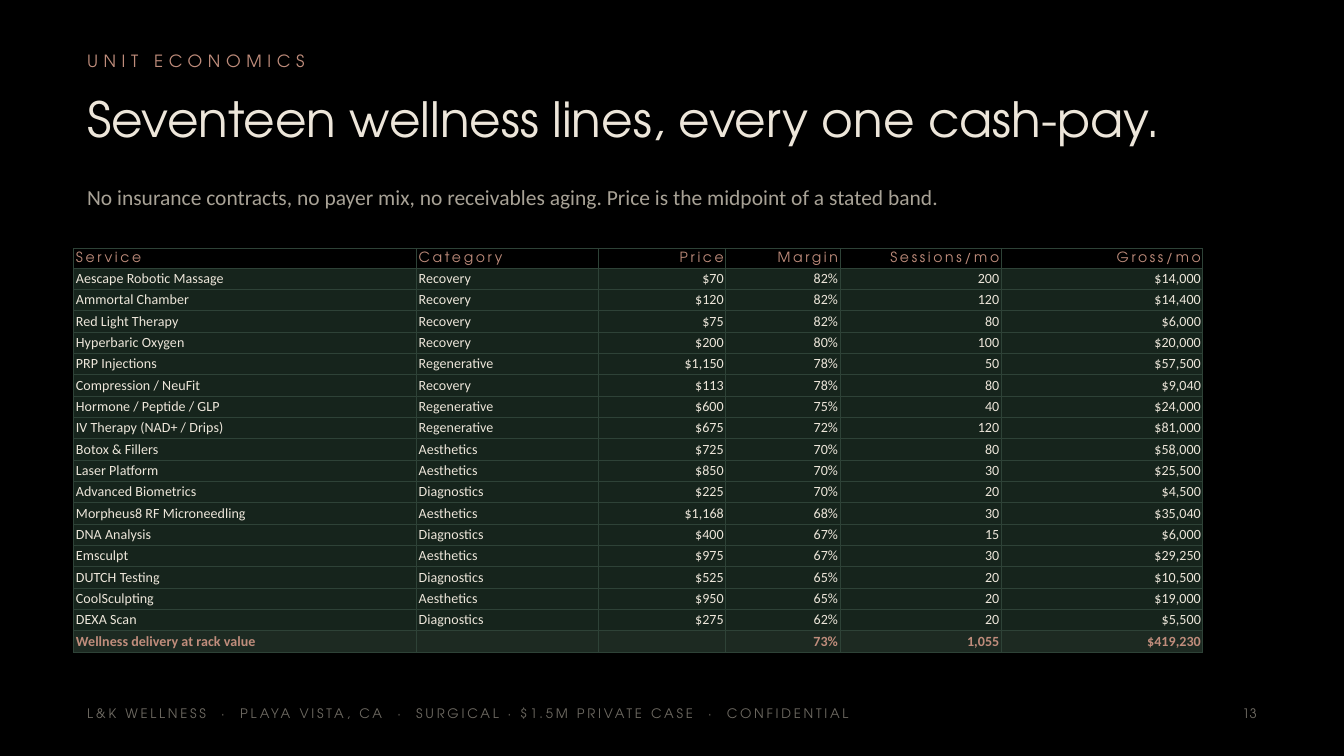
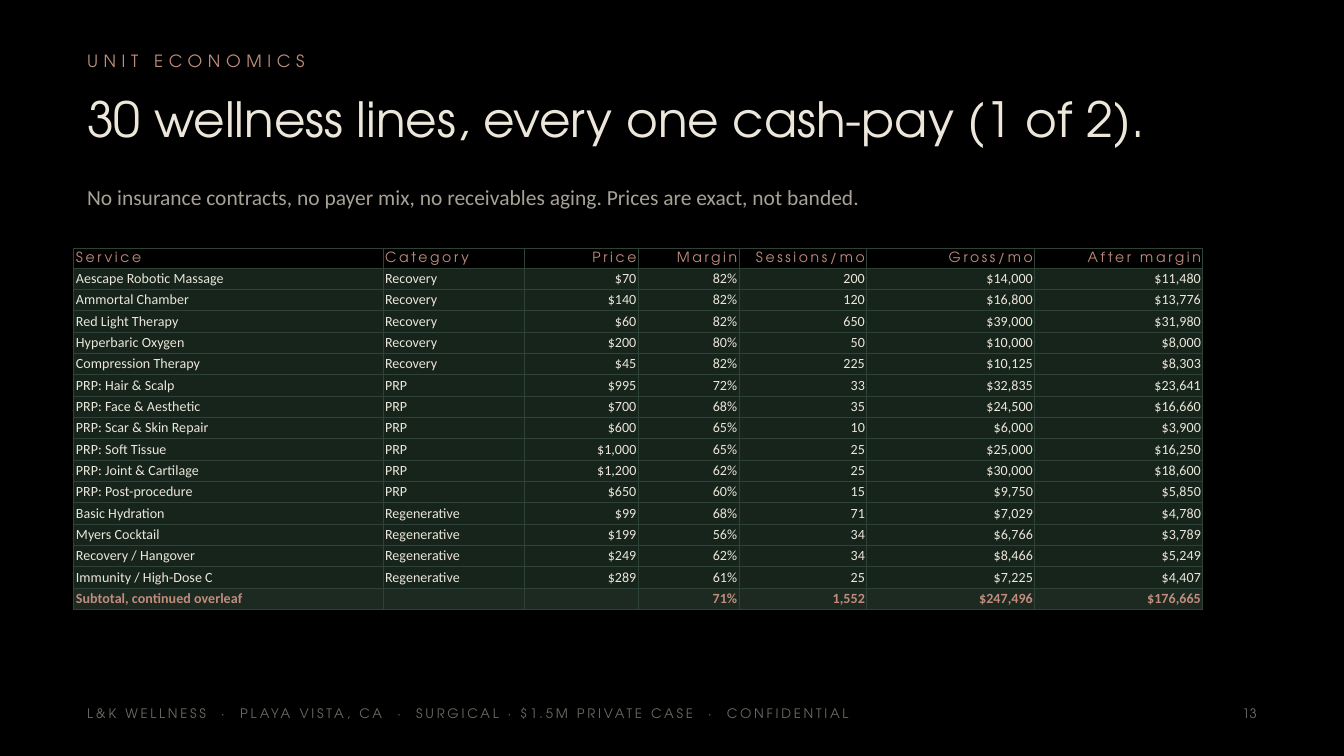
Before and after one commit to apexalpha811/2mil_surgical, a slide deck: slide 13 of 1.5mil_surgical.pptx. Drawn at 1344x756 pixels with LibreOffice and Linux fonts; fonts in the diff are those of the drawing. Boxes give left, top, right and bottom in pixels: in the first picture for what was removed or moved away, otherwise in the second. Text is boxed around its words. In the diff, an @@ line names an element or a change of style, - is before the commit and + after.

```diff
--- a/1.5mil_surgical.pptx
+++ b/1.5mil_surgical.pptx
@@ text at [87, 100, 1144, 148]: text changed @@
-Seventeen wellness lines, every one cash-pay.
+30 wellness lines, every one cash-pay (1 of 2).
@@ text at [87, 190, 859, 209]: text changed @@
-No insurance contracts, no payer mix, no receivables aging. Price is the midpoint of a stated band.
+No insurance contracts, no payer mix, no receivables aging. Prices are exact, not banded.
@@ table at [74, 249, 1203, 609] @@
-Service | Category | Price | Margin | Sessions/mo | Gross/mo
-Aescape Robotic Massage | Recovery | $70 | 82% | 200 | $14,000
-Ammortal Chamber | Recovery | $120 | 82% | 120 | $14,400
-Red Light Therapy | Recovery | $75 | 82% | 80 | $6,000
-Hyperbaric Oxygen | Recovery | $200 | 80% | 100 | $20,000
-PRP Injections | Regenerative | $1,150 | 78% | 50 | $57,500
-Compression / NeuFit | Recovery | $113 | 78% | 80 | $9,040
-Hormone / Peptide / GLP | Regenerative | $600 | 75% | 40 | $24,000
-IV Therapy (NAD+ / Drips) | Regenerative | $675 | 72% | 120 | $81,000
-Botox & Fillers | Aesthetics | $725 | 70% | 80 | $58,000
-Laser Platform | Aesthetics | $850 | 70% | 30 | $25,500
-Advanced Biometrics | Diagnostics | $225 | 70% | 20 | $4,500
-Morpheus8 RF Microneedling | Aesthetics | $1,168 | 68% | 30 | $35,040
-DNA Analysis | Diagnostics | $400 | 67% | 15 | $6,000
-Emsculpt | Aesthetics | $975 | 67% | 30 | $29,250
-DUTCH Testing | Diagnostics | $525 | 65% | 20 | $10,500
-CoolSculpting | Aesthetics | $950 | 65% | 20 | $19,000
-DEXA Scan | Diagnostics | $275 | 62% | 20 | $5,500
-Wellness delivery at rack value |  |  | 73% | 1,055 | $419,230
+Service | Category | Price | Margin | Sessions/mo | Gross/mo | After margin
+Aescape Robotic Massage | Recovery | $70 | 82% | 200 | $14,000 | $11,480
+Ammortal Chamber | Recovery | $140 | 82% | 120 | $16,800 | $13,776
+Red Light Therapy | Recovery | $60 | 82% | 650 | $39,000 | $31,980
+Hyperbaric Oxygen | Recovery | $200 | 80% | 50 | $10,000 | $8,000
+Compression Therapy | Recovery | $45 | 82% | 225 | $10,125 | $8,303
+PRP: Hair & Scalp | PRP | $995 | 72% | 33 | $32,835 | $23,641
+PRP: Face & Aesthetic | PRP | $700 | 68% | 35 | $24,500 | $16,660
+PRP: Scar & Skin Repair | PRP | $600 | 65% | 10 | $6,000 | $3,900
+PRP: Soft Tissue | PRP | $1,000 | 65% | 25 | $25,000 | $16,250
+PRP: Joint & Cartilage | PRP | $1,200 | 62% | 25 | $30,000 | $18,600
+PRP: Post-procedure | PRP | $650 | 60% | 15 | $9,750 | $5,850
+Basic Hydration | Regenerative | $99 | 68% | 71 | $7,029 | $4,780
+Myers Cocktail | Regenerative | $199 | 56% | 34 | $6,766 | $3,789
+Recovery / Hangover | Regenerative | $249 | 62% | 34 | $8,466 | $5,249
+Immunity / High-Dose C | Regenerative | $289 | 61% | 25 | $7,225 | $4,407
+Subtotal, continued overleaf |  |  | 71% | 1,552 | $247,496 | $176,665
```
Also in this commit, not shown: 32 other slides changed, 2 slides added, 5 other files.
